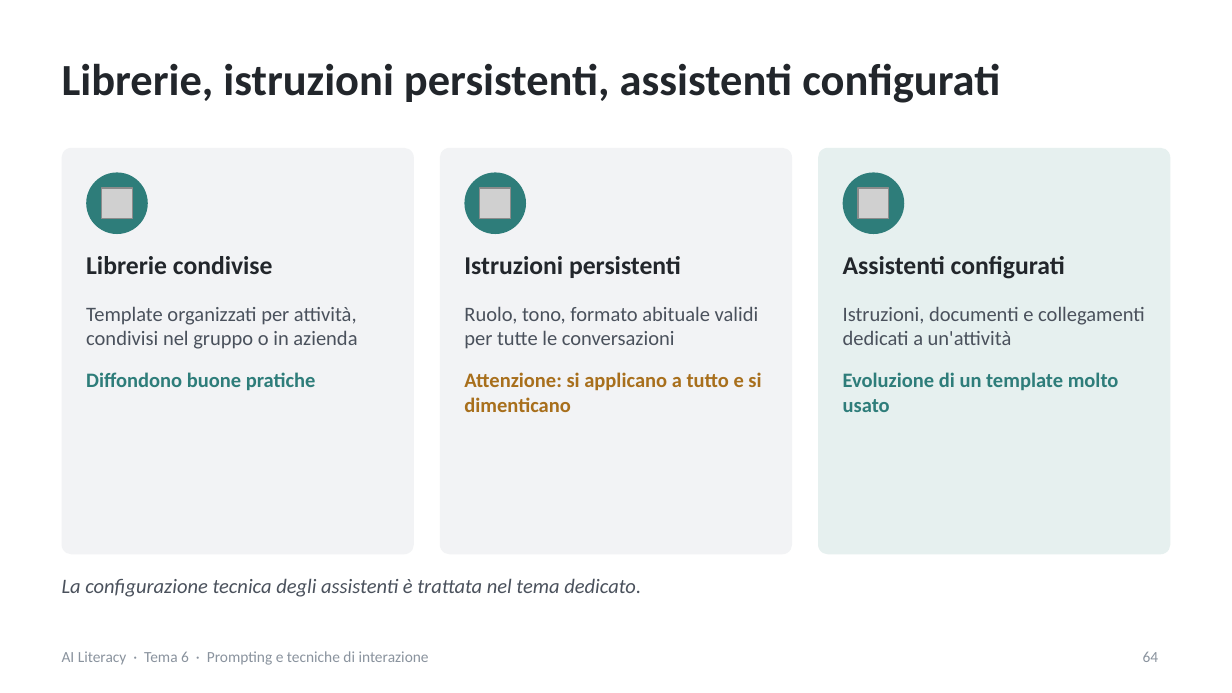
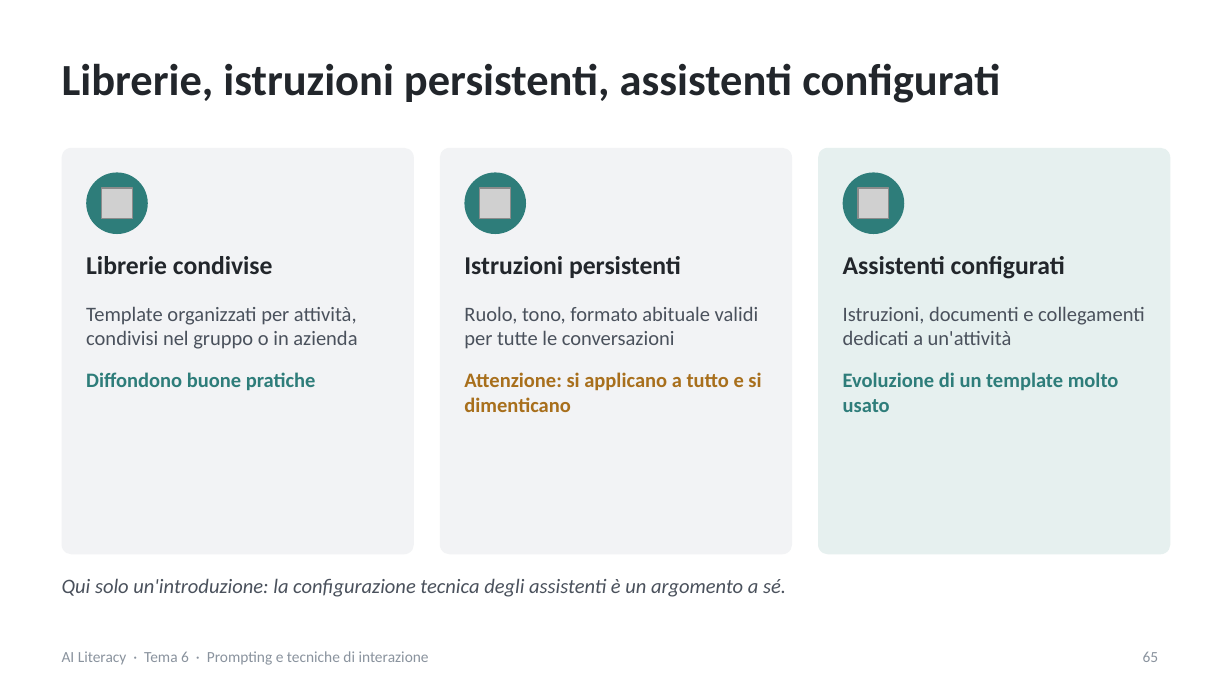
Before and after one commit to NetAi-IT/Formazione-AI-Literacy-Official, a slide deck: slide 65 of Base/Tema6_Prompting_tecniche_interazione.pptx (slide 64 before the commit). Drawn at 1232x693 pixels with LibreOffice and Linux fonts; fonts in the diff are those of the drawing; grey boxes stand for pictures. Boxes give left, top, right and bottom in pixels: in the first picture for what was removed or moved away, otherwise in the second. Text is boxed around its words. In the diff, an @@ line names an element or a change of style, - is before the commit and + after.

Commit message:
Versione 1 Tema5 e Tema 6. Sistemato una slide per il Tema 2
Tema 2 aggiunto l'esempio dello spam

```diff
--- a/Base/Tema6_Prompting_tecniche_interazione.pptx
+++ b/Base/Tema6_Prompting_tecniche_interazione.pptx
@@ text at [62,578,786,597]: text changed @@
-La configurazione tecnica degli assistenti è trattata nel tema dedicato.
+Qui solo un'introduzione: la configurazione tecnica degli assistenti è un argomento a sé.
@@ page number at [1143,651,1159,662]: text changed @@
-64
+65
```
Also in this commit, not shown: 5 other slides changed, 3 slides added, 1 slide removed, 5 other files.
